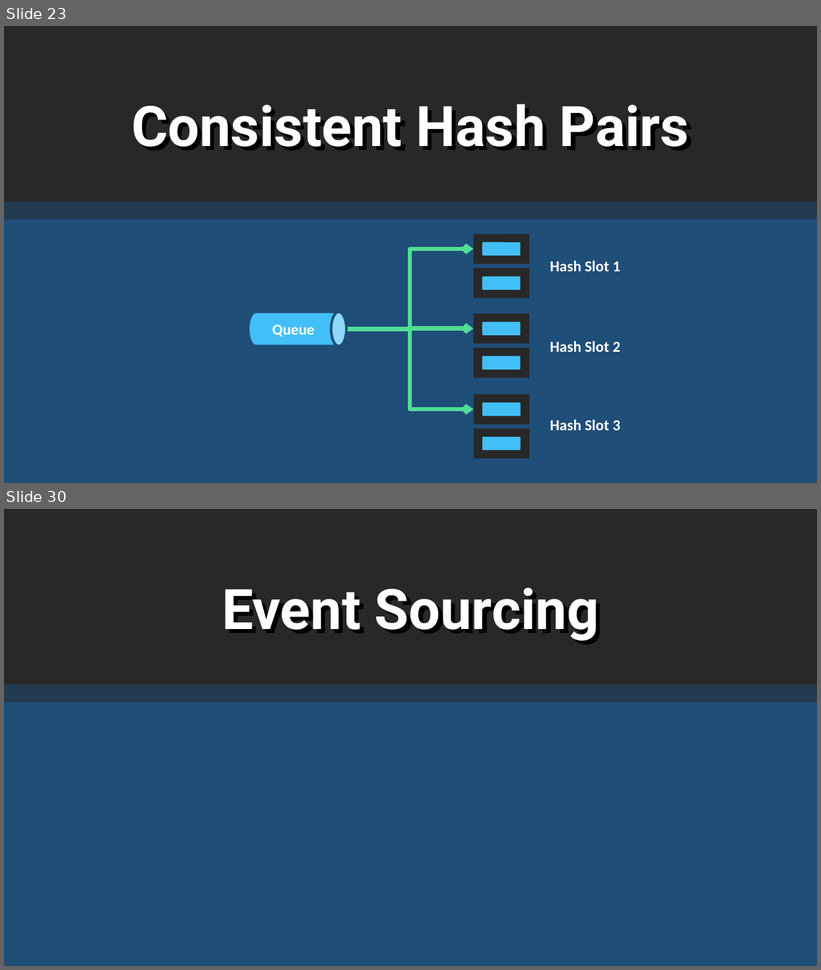
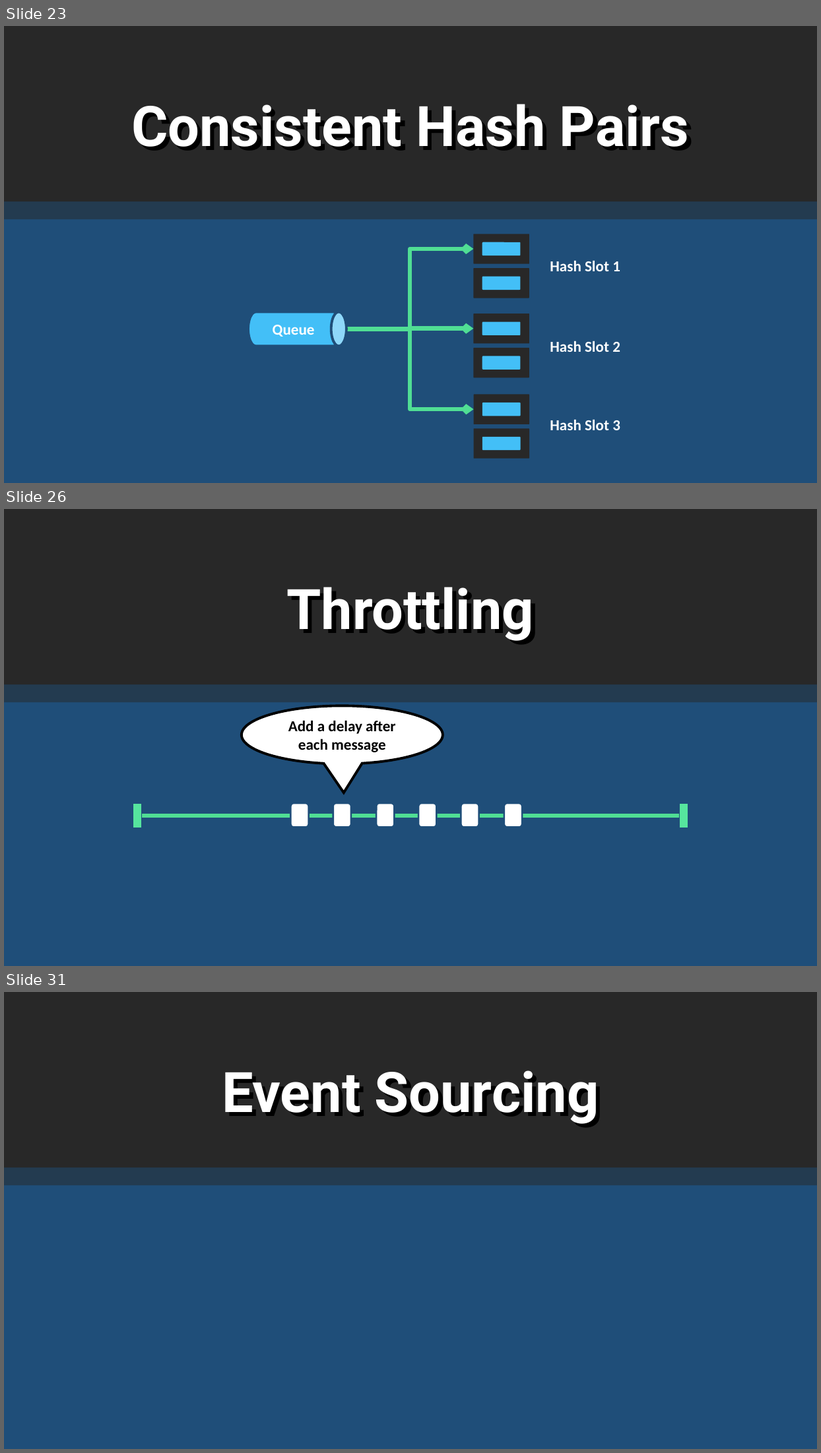
Before and after one commit to rogeralsing/Presentations, a slide deck: FailingGracefully/QConSP/protoactor.pptx. Shown one above the other, each under a label of ours: slides 23 and 30 before the commit, slides 23, 26 and 31 after it; the slides between them are not shown. The pictures are 821x970 and 821x1453 pixels, drawn with LibreOffice and Linux fonts; fonts in the diff are those of the drawing. Boxes give left, top, right and bottom in pixels: in the first picture for what was removed or moved away, otherwise in the second. Text is boxed around its words. In the diff, an @@ line names an element or a change of style, - is before the commit and + after.

```diff
--- a/FailingGracefully/QConSP/protoactor.pptx
+++ b/FailingGracefully/QConSP/protoactor.pptx
@@ slide 26 added at (4,509,817,966), background #1F4E79 @@
@@ rounded rectangle added at (4,509,817,685), fill #282828 @@
@@ text added at (286,587,534,641), 66 pt, text #FFFFFF, bold @@
+Throttling
@@ rounded rectangle added at (4,685,817,702), fill #233B50 @@
@@ speech bubble added at (242,706,443,764), fill #FFFFFF, outline #000000 3 pt, 18 pt, text #000000, bold @@
+Add a delay after each message
@@ rectangle added at (133,803,141,828), fill #56E59E, outline #1F4E79 1 pt @@
@@ group added at (290,803,522,827): 6 rounded rectangles @@
@@ rectangle added at (680,803,688,828), fill #56E59E, outline #1F4E79 1 pt @@
@@ line added from (141, 816) to (680, 816), #50DE94 5 pt @@
@@ what was slide 30 is now slide 31 @@
```
Also in this commit, not shown: 7 slides changed, 4 other slides added, 4 slides removed.
